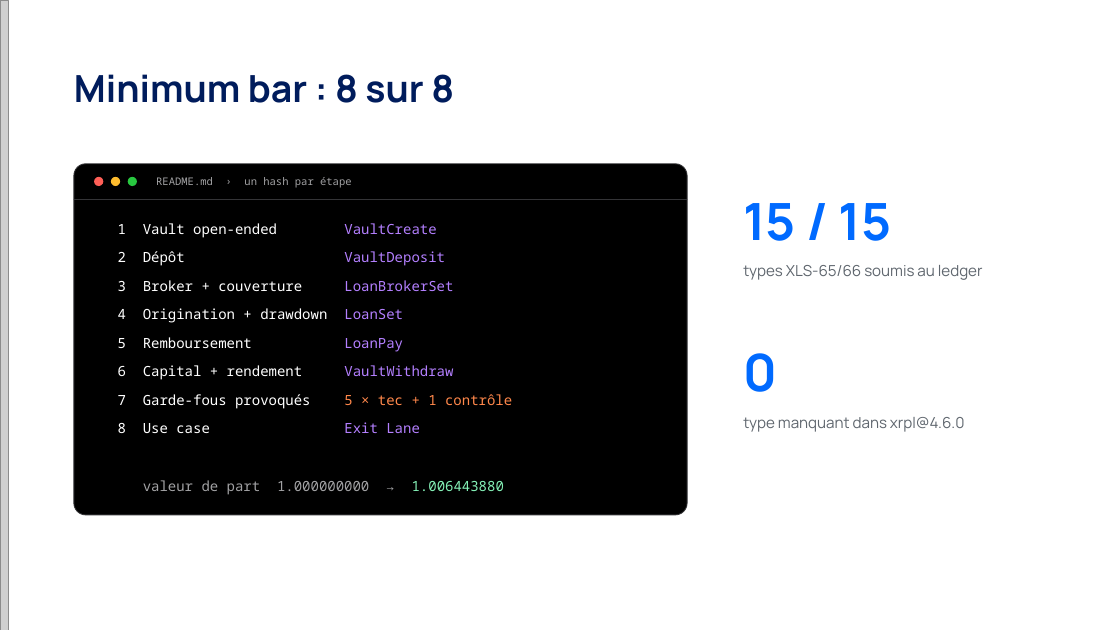
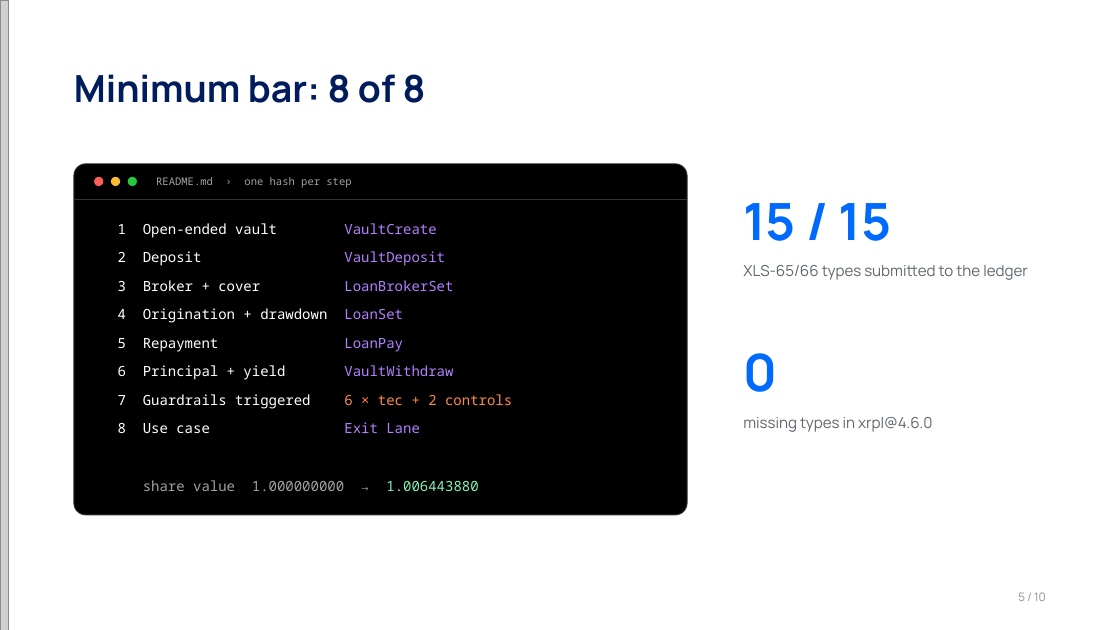
Before and after one commit to charlyppr/exit-lane-xrpl, a slide deck: slide 5 of deck/exit-lane.pptx. Drawn at 1120x630 pixels with LibreOffice and Linux fonts; fonts in the diff are those of the drawing; grey boxes stand for pictures. Boxes give left, top, right and bottom in pixels: in the first picture for what was removed or moved away, otherwise in the second. Text is boxed around its words. In the diff, an @@ line names an element or a change of style, - is before the commit and + after.

```diff
--- a/deck/exit-lane.pptx
+++ b/deck/exit-lane.pptx
@@ text at (74, 74, 426, 103): text changed @@
-Minimum bar : 8 sur 8
+Minimum bar: 8 of 8
@@ text at (156, 177, 351, 188): text changed @@
-README.md › un hash par étape
+README.md › one hash per step
@@ text at (118, 223, 436, 238): text changed @@
-1 Vault open-ended VaultCreate
+1 Open-ended vault VaultCreate
@@ text at (118, 251, 445, 266): text changed @@
-2 Dépôt VaultDeposit
+2 Deposit VaultDeposit
@@ text at (743, 265, 1028, 280): text changed @@
-types XLS-65/66 soumis au ledger
+XLS-65/66 types submitted to the ledger
@@ text at (118, 280, 453, 291): text changed @@
-3 Broker + couverture LoanBrokerSet
+3 Broker + cover LoanBrokerSet
@@ text at (118, 338, 403, 352): text changed @@
-5 Remboursement LoanPay
+5 Repayment LoanPay
@@ text at (118, 365, 453, 380): text changed @@
-6 Capital + rendement VaultWithdraw
+6 Principal + yield VaultWithdraw
@@ text at (118, 394, 512, 409): text changed @@
-7 Garde-fous provoqués 5 × tec + 1 contrôle
+7 Guardrails triggered 6 × tec + 2 controls
@@ text at (743, 417, 933, 432): text changed @@
-type manquant dans xrpl@4.6.0
+missing types in xrpl@4.6.0
@@ text at (143, 480, 478, 491): text changed @@
-valeur de part 1.000000000 → 1.006443880
+share value 1.000000000 → 1.006443880
@@ text added at (1018, 592, 1046, 601), 10 pt, text #8A9199 @@
+5 / 10
```
Also in this commit, not shown: 8 other slides changed, 1 slide added, 1 slide removed, 4 other files.
